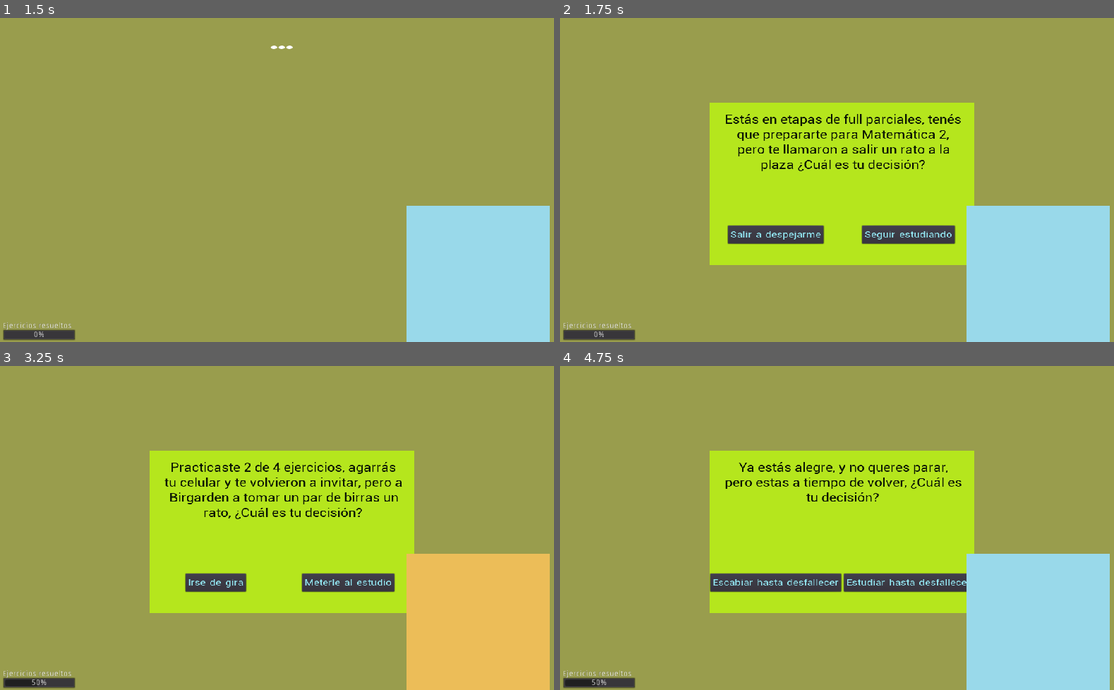
Above: before the commit, frames 1-4 (two rows, left to right).
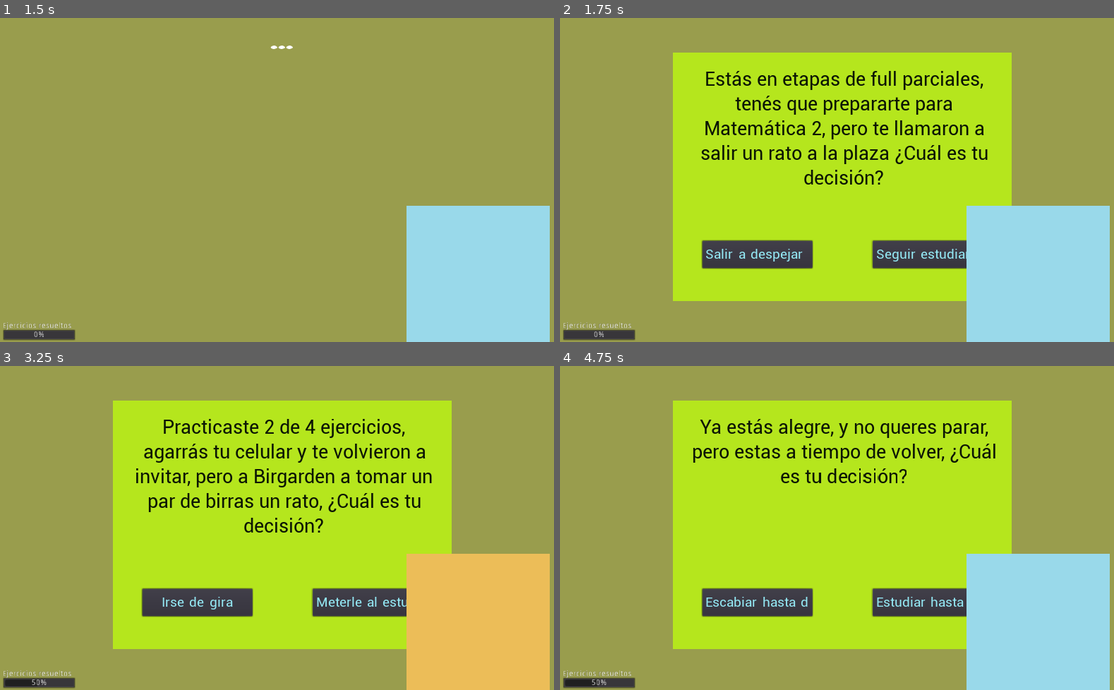
Above: after the commit, the same moments.

Repository: TraumaGames/StudentSimulator-TraumaGames
Game: Godot game, scene res://Main.tscn
Same seed, same stepped clock (60 frames per second), same inputs: the game is played once before the commit and once after it.
Inputs:
- Up to frame 1 (1.5 s): click "Jugar" at 0.5 s; tap Enter at 1.25 s
- Up to frame 2 (1.75 s): no input
- Up to frame 3 (3.25 s): click "Seguir estudiando" at 2 s; tap Space at 2.75 s
- Up to frame 4 (4.75 s): click "Irse de gira" at 3.5 s; tap Enter at 4.25 s

Frame 1 is identical in both runs. In frame 2, 28% of the frame differs, in the area x 20-82%, y 10-88%; in frame 3, 28%; in frame 4, 27%.

Commit message:
Se modificó la creación de los CardsInformation

Diff:
--- a/Entities/Card/Card.gd
+++ b/Entities/Card/Card.gd
@@ -1,4 +1,4 @@
-extends Sprite
+extends Control
 class_name Card
 
 signal close_card
@@ -21,11 +21,11 @@
 func _on_Accept_pressed():
 	self.hide()
 	var old_information = card_information
-	set_information(card_information.next_card_accept)
+	set_information(card_information.next_card_accept())
 	emit_signal("close_card", old_information.stats_accept)
 
 func _on_Cancel_pressed():
 	self.hide()
 	var old_information = card_information
-	set_information(card_information.next_card_cancel)
+	set_information(card_information.next_card_cancel())
 	emit_signal("close_card", old_information.stats_cancel)
--- a/Entities/Card/Card.tscn
+++ b/Entities/Card/Card.tscn
@@ -6,22 +6,29 @@
 [ext_resource path="res://Entities/MenuButton/MenuButton.tscn" type="PackedScene" id=4]
 
 [sub_resource type="DynamicFont" id=1]
-size = 32
+size = 35
 font_data = ExtResource( 2 )
 
-[node name="Card" type="Sprite"]
-position = Vector2( 511, 313 )
-scale = Vector2( 0.77981, 0.652332 )
+[node name="Card" type="Control"]
+anchor_left = 0.5
+anchor_top = 0.5
+anchor_right = 0.5
+anchor_bottom = 0.5
+script = ExtResource( 3 )
+__meta__ = {
+"_edit_use_anchors_": false
+}
+
+[node name="Sprite" type="Sprite" parent="."]
 texture = ExtResource( 1 )
-script = ExtResource( 3 )
 
 [node name="Text" type="Label" parent="."]
 margin_left = -276.849
 margin_top = -199.0
 margin_right = 282.151
 margin_bottom = 96.0
+custom_fonts/font = SubResource( 1 )
 custom_colors/font_color = Color( 0.0431373, 0.0823529, 0.0156863, 1 )
-custom_fonts/font = SubResource( 1 )
 text = "Dedicate a otra cosa | Na mentira"
 align = 1
 autowrap = true
@@ -39,12 +46,14 @@
 }
 
 [node name="Accept" parent="CenterAccept" instance=ExtResource( 4 )]
-margin_left = 146.0
+margin_left = 52.0
 margin_top = 14.0
-margin_right = 158.0
+margin_right = 252.0
 margin_bottom = 64.0
-rect_min_size = Vector2( 0, 50 )
+rect_min_size = Vector2( 200, 50 )
+size_flags_vertical = 3
 text = ""
+clip_text = true
 
 [node name="CenterCancel" type="CenterContainer" parent="."]
 margin_left = 2.76724
@@ -56,12 +65,13 @@
 }
 
 [node name="Cancel" parent="CenterCancel" instance=ExtResource( 4 )]
-margin_left = 146.0
+margin_left = 52.0
 margin_top = 14.0
-margin_right = 158.0
+margin_right = 252.0
 margin_bottom = 64.0
-rect_min_size = Vector2( 0, 50 )
+rect_min_size = Vector2( 200, 50 )
 text = ""
+clip_text = true
 
 [connection signal="pressed" from="CenterAccept/Accept" to="." method="_on_Accept_pressed"]
 [connection signal="pressed" from="CenterCancel/Cancel" to="." method="_on_Cancel_pressed"]
--- a/Entities/Card/CardInformation/CardInformation.gd
+++ b/Entities/Card/CardInformation/CardInformation.gd
@@ -1,8 +1,9 @@
 extends Node
 class_name CardInformation
 
-var next_card_accept: CardInformation
-var next_card_cancel: CardInformation
+var parent
+#var next_card_accept: CardInformation
+#var next_card_cancel: CardInformation
 export var text: String
 export var textAccept: String
 export var textCancel: String
@@ -11,11 +12,20 @@
 export var next_card_index_accept: int = 0
 export var next_card_index_cancel: int = 0
 
-func initialize(text, textAccept, textCancel, statsAccept, statsCancel, card_accept: CardInformation=null, card_cancel: CardInformation=null):
+func set_parent(parent):
+	self.parent = parent
+
+func initialize(text, textAccept, textCancel, statsAccept, statsCancel):#, card_accept: CardInformation=null, card_cancel: CardInformation=null):
 	self.text = text
 	self.textAccept = textAccept
 	self.textCancel = textCancel
 	self.stats_accept = statsAccept
 	self.stats_cancel = statsCancel
-	next_card_accept = card_accept
-	next_card_cancel = card_cancel
+#	next_card_accept = card_accept
+#	next_card_cancel = card_cancel
+
+func next_card_accept():
+	return parent.cards[next_card_index_accept] if(next_card_index_accept >= 0) else null
+
+func next_card_cancel():
+	return parent.cards[next_card_index_cancel] if(next_card_index_cancel >= 0) else null
--- a/Entities/CardInformationManager/CardInformationManager.gd
+++ b/Entities/CardInformationManager/CardInformationManager.gd
@@ -2,22 +2,11 @@
 class_name CardInformationManager
 
 export var cardInformationScene: PackedScene
-var cards: Array
+onready var cards: Array = get_children()
 
 func _ready():
-	_create_cards()
-
-func _create_cards():
-	for i in range(5):
-		cards.append(cardInformationScene.instance())
-	cards[0].initialize("Estás en etapas de full parciales, tenés que prepararte para Matemática 2, pero te llamaron a salir un rato a la plaza ¿Cuál es tu decisión?", "Salir a despejarme", "Seguir estudiando", {"Ejercicios": 0}, {"Ejercicios": +50}, cards[1], cards[2])
-
-	cards[1].initialize("Elegiste salir un rato y volver a retomar, pero te invitaron a ir a Birgarden a tomar un par de birras, ¿Cuál es tu decisión?", "Irse de gira", "Meterle al estudio", {"Ejercicios": 0}, {"Ejercicios": +75}, cards[3], cards[4])
-	cards[2].initialize("Practicaste 2 de 4 ejercicios, agarrás tu celular y te volvieron a invitar, pero a Birgarden a tomar un par de birras un rato, ¿Cuál es tu decisión?", "Irse de gira", "Meterle al estudio", {"Ejercicios": 0}, {"Ejercicios": +25}, cards[3], cards[4])
-
-	cards[3].initialize("Ya estás alegre, y no queres parar, pero estas a tiempo de volver, ¿Cuál es tu decisión?", "Escabiar hasta desfallecer", "Estudiar hasta desfallecer", {"Ejercicios": 0}, {"Ejercicios": +25})
-
-	cards[4].initialize("Ya practicaste 3 de 4 ejercicios, pero que tus amigos te insisten una vez más, ¿Cuál es tu decisión?", "Ortivarte", "Dártela en la pera", {"Ejercicios": +25}, {"Ejercicios": 0}, null, cards[3])
+	for card in cards:
+		card.set_parent(self)
 
 func first_card():
 	return cards[0]
--- a/project.godot
+++ b/project.godot
@@ -9,7 +9,7 @@
 config_version=4
 
 _global_script_classes=[ {
-"base": "Sprite",
+"base": "Control",
 "class": "Card",
 "language": "GDScript",
 "path": "res://Entities/Card/Card.gd"
